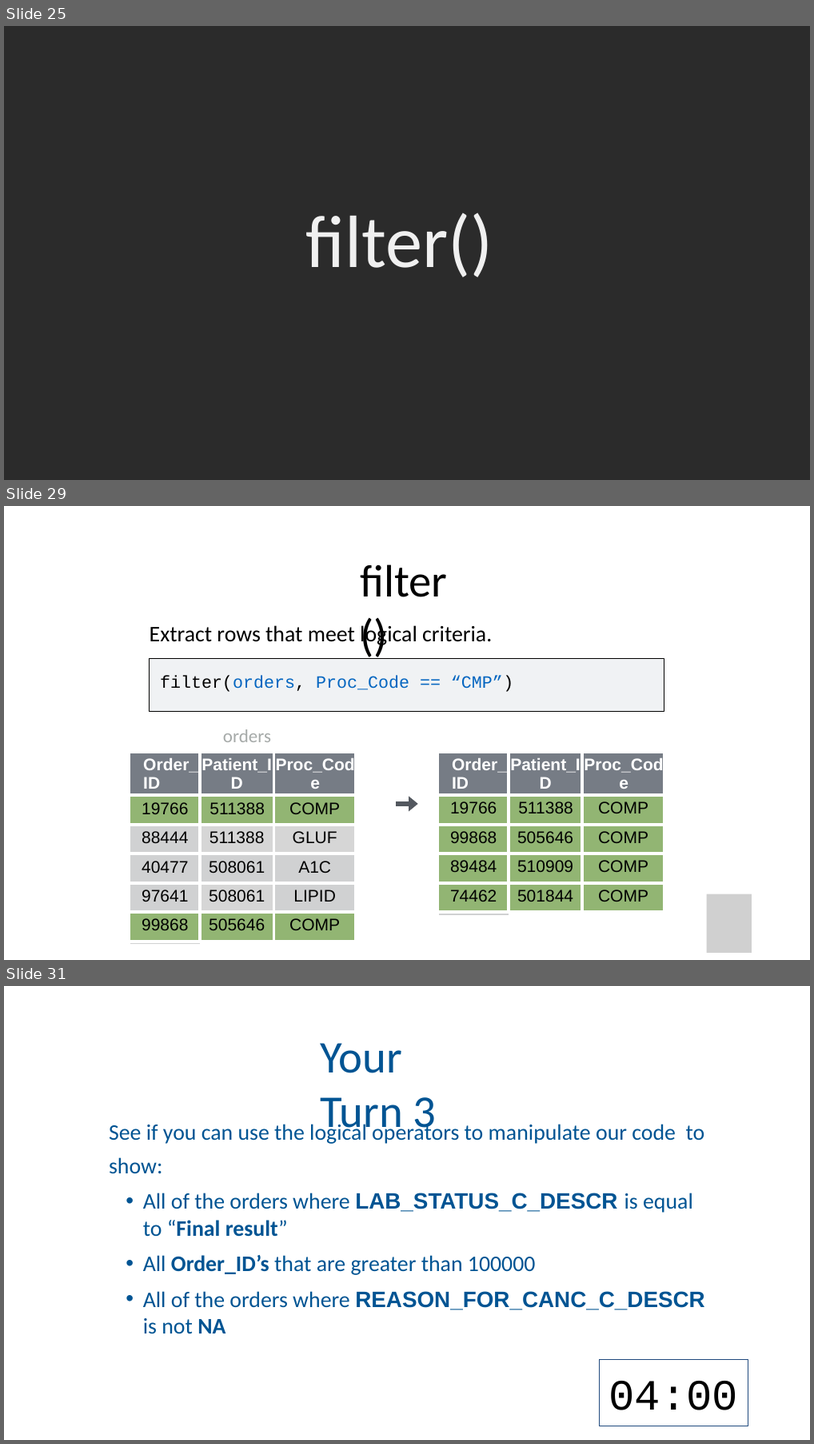
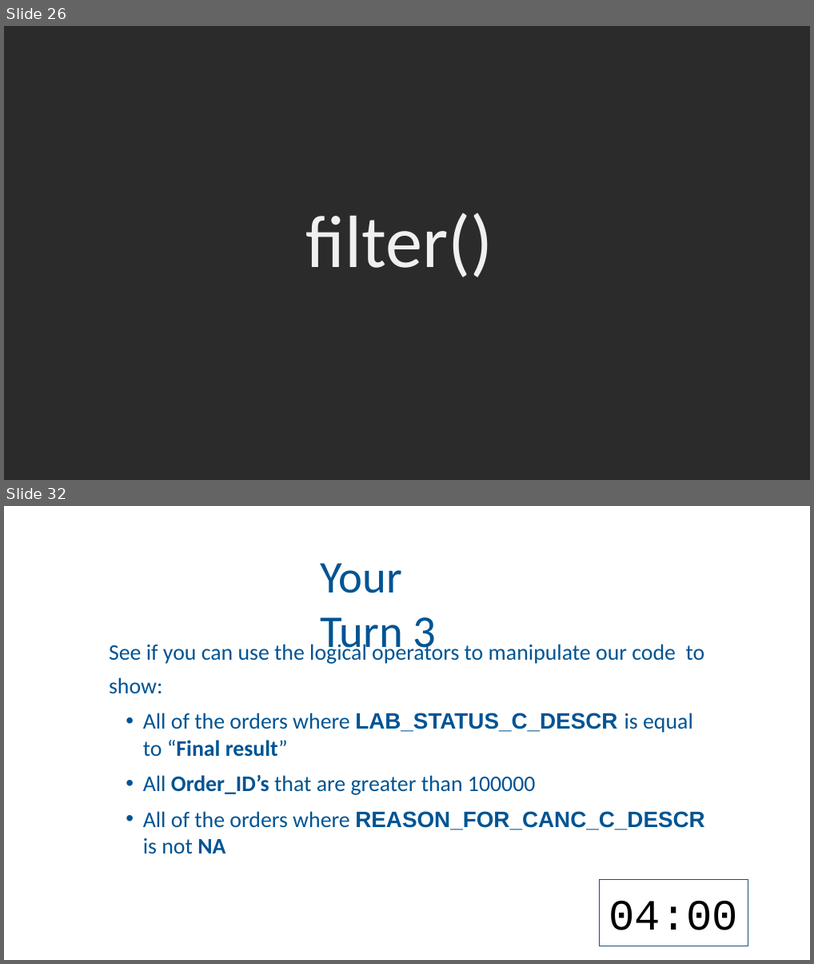
Before and after one commit to amromeo/api_r2020, a slide deck: 03 - Transform.pptx. Shown one above the other, each under a label of ours: slides 25, 29 and 31 before the commit, slides 26 and 32 after it; the slides between them are not shown. The pictures are 814x1444 and 814x964 pixels, drawn with LibreOffice and Linux fonts; fonts in the diff are those of the drawing; grey boxes stand for pictures; background and template pictures are left out; a plain dark background stands for a picture behind light text. Boxes give left, top, right and bottom in pixels: in the first picture for what was removed or moved away, otherwise in the second. Text is boxed around its words. In the diff, an @@ line names an element or a change of style, - is before the commit and + after.

```diff
--- a/03 - Transform.pptx
+++ b/03 - Transform.pptx
@@ slide 29 removed at (x1=4, y1=506, x2=810, y2=960), background #FFFFFF @@
@@ title removed at (x1=360, y1=564, x2=447, y2=597) @@
-filter()
@@ text removed at (x1=150, y1=623, x2=492, y2=647) @@
-Extract rows that meet logical criteria.
@@ rectangle removed at (x1=149, y1=658, x2=665, y2=711) @@
-filter(orders, Proc_Code == “CMP”)
@@ text removed at (x1=223, y1=729, x2=271, y2=742) @@
-orders
@@ table removed at (x1=130, y1=752, x2=355, y2=933), 7 rows, 3 columns @@
-Order_ID | Patient_ID | Proc_Code
-19766 | 511388 | COMP
-88444 | 511388 | GLUF
-40477 | 508061 | A1C
-97641 | 508061 | LIPID
-99868 | 505646 | COMP
- |  | 
@@ table removed at (x1=438, y1=752, x2=664, y2=904), 6 rows, 3 columns @@
-Order_ID | Patient_ID | Proc_Code
-19766 | 511388 | COMP
-99868 | 505646 | COMP
-89484 | 510909 | COMP
-74462 | 501844 | COMP
- |  | 
@@ freeform shape removed at (x1=396, y1=796, x2=418, y2=811) @@
@@ picture removed at (x1=707, y1=894, x2=752, y2=952) @@
@@ what was slide 25 is now slide 26 @@
@@ what was slide 31 is now slide 32 @@
```
Also in this commit, not shown: 9 slides changed, 3 slides added, 1 other slide removed, 1 other file.
